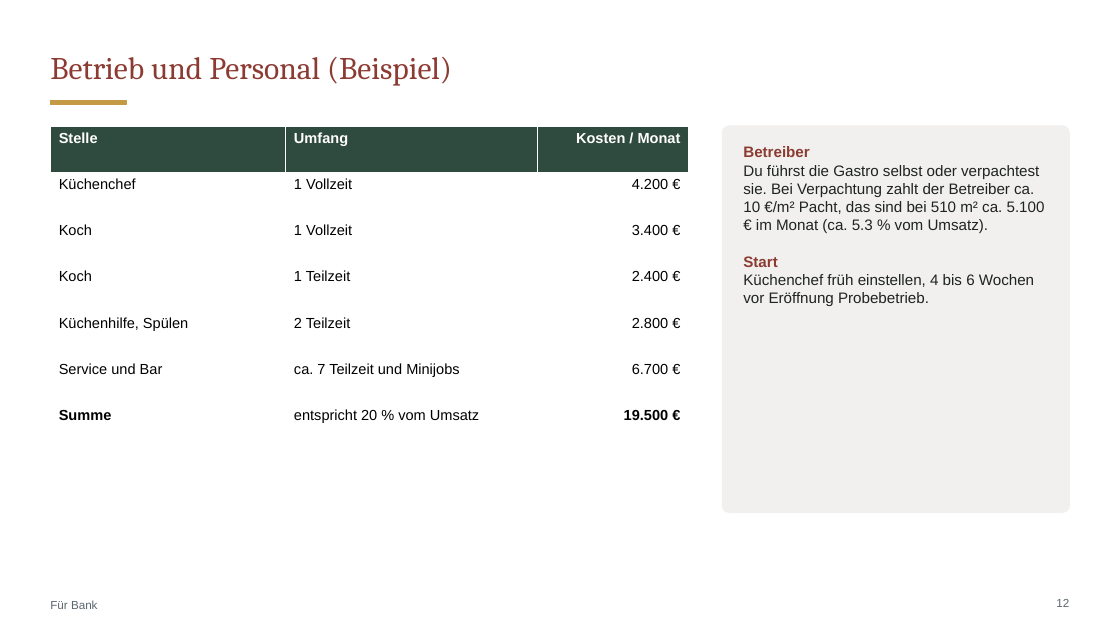
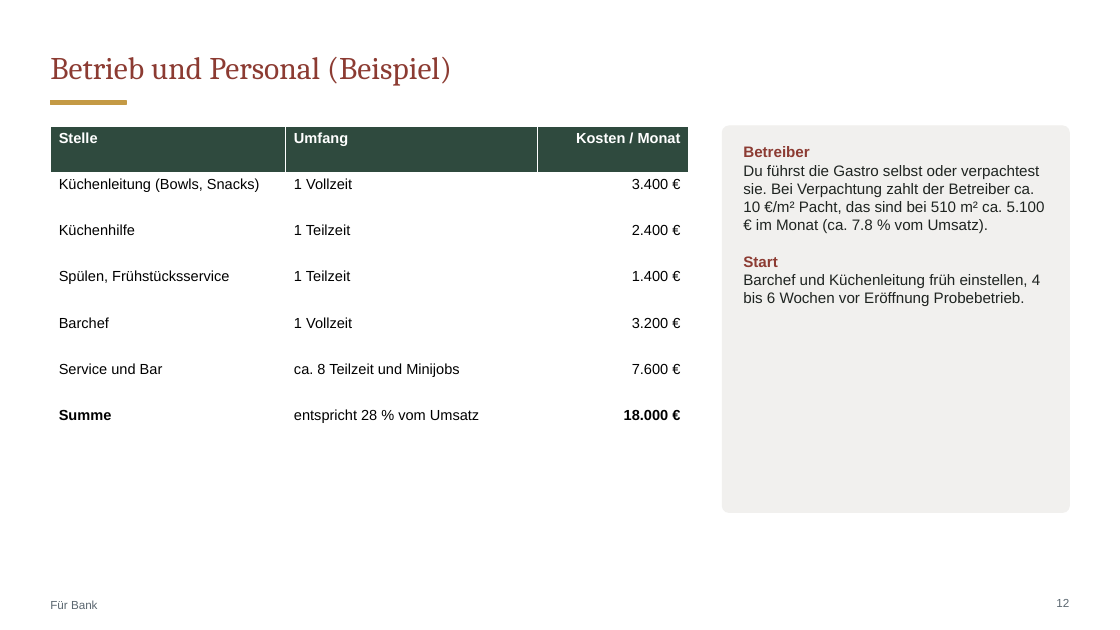
Before and after one commit to CartoonUsername/bau-projekt, a slide deck: slide 12 of praesentation/Neue-Mitte-Werlte_Baufeld3_Gastro-Konzept.pptx. Drawn at 1120x630 pixels with LibreOffice and Linux fonts; fonts in the diff are those of the drawing. Boxes give left, top, right and bottom in pixels: in the first picture for what was removed or moved away, otherwise in the second. Text is boxed around its words. In the diff, an @@ line names an element or a change of style, - is before the commit and + after.

```diff
--- a/praesentation/Neue-Mitte-Werlte_Baufeld3_Gastro-Konzept.pptx
+++ b/praesentation/Neue-Mitte-Werlte_Baufeld3_Gastro-Konzept.pptx
@@ table at (50,126,689,427) @@
-row 2, column 1: Küchenchef
+row 2, column 1: Küchenleitung (Bowls, Snacks)
-row 2, column 3: 4.200 €
+row 2, column 3: 3.400 €
-row 3: Koch | 1 Vollzeit | 3.400 €
+row 3: Küchenhilfe | 1 Teilzeit | 2.400 €
-row 4, column 1: Koch
+row 4, column 1: Spülen, Frühstücksservice
-row 4, column 3: 2.400 €
+row 4, column 3: 1.400 €
-row 5: Küchenhilfe, Spülen | 2 Teilzeit | 2.800 €
+row 5: Barchef | 1 Vollzeit | 3.200 €
-row 6, column 2: ca. 7 Teilzeit und Minijobs
+row 6, column 2: ca. 8 Teilzeit und Minijobs
-row 6, column 3: 6.700 €
+row 6, column 3: 7.600 €
-row 7, column 2: entspricht 20 % vom Umsatz
+row 7, column 2: entspricht 28 % vom Umsatz
-row 7, column 3: 19.500 €
+row 7, column 3: 18.000 €
@@ text at (743,165,1045,233): text changed @@
-Du führst die Gastro selbst oder verpachtest sie. Bei Verpachtung zahlt der Betreiber ca. 10 €/m² Pacht, das sind bei 510 m² ca. 5.100 € im Monat (ca. 5.3 % vom Umsatz).
+Du führst die Gastro selbst oder verpachtest sie. Bei Verpachtung zahlt der Betreiber ca. 10 €/m² Pacht, das sind bei 510 m² ca. 5.100 € im Monat (ca. 7.8 % vom Umsatz).
@@ text at (743,274,1040,306): text changed @@
-Küchenchef früh einstellen, 4 bis 6 Wochen vor Eröffnung Probebetrieb.
+Barchef und Küchenleitung früh einstellen, 4 bis 6 Wochen vor Eröffnung Probebetrieb.
```
Also in this commit, not shown: 12 other slides changed, 11 other files.
